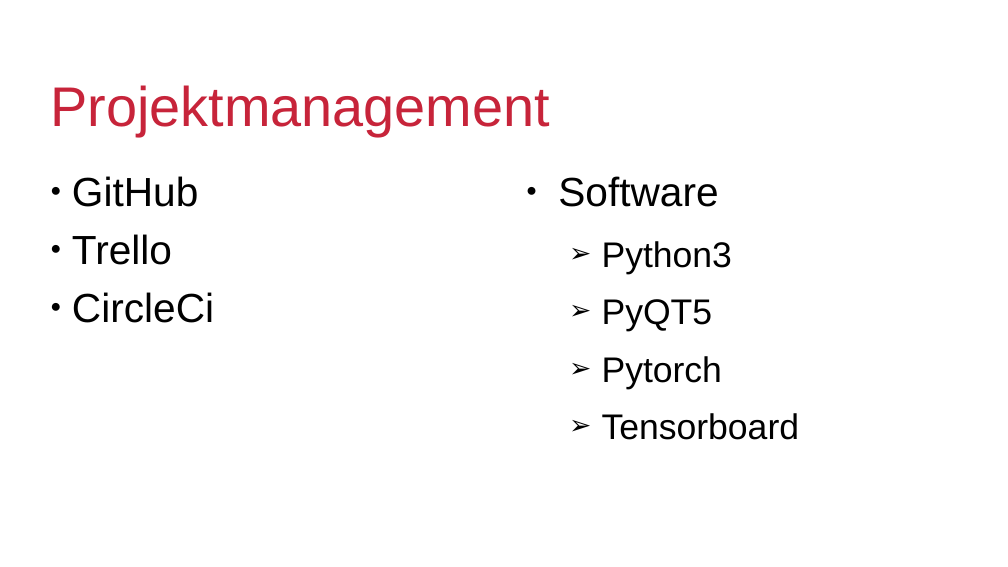
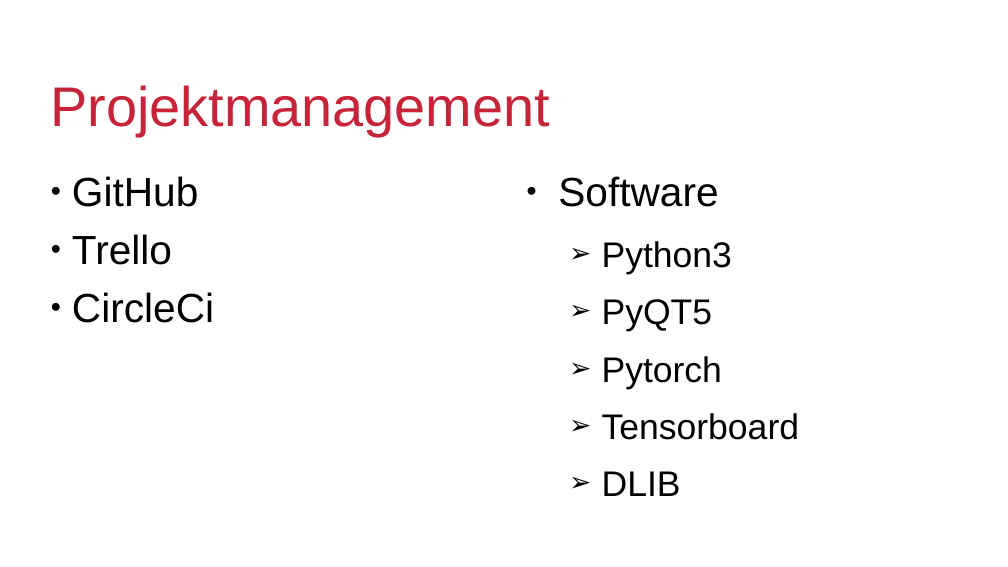
Before and after one commit to b4shy/FacialInpainting, a slide deck: slide 7 of Presentation/pitch/pitch_new.odp. Drawn at 1008x567 pixels with LibreOffice and Linux fonts; fonts in the diff are those of the drawing; background and template pictures are left out. Boxes give left, top, right and bottom in pixels: in the first picture for what was removed or moved away, otherwise in the second. Text is boxed around its words. In the diff, an @@ line names an element or a change of style, - is before the commit and + after.

```diff
--- a/Presentation/pitch/pitch_new.odp
+++ b/Presentation/pitch/pitch_new.odp
@@ text at (x1=602, y1=471, x2=681, y2=496): paragraph added @@
+  ➢ DLIB
```
Also in this commit, not shown: 1 other slide changed, 1 slide added, 1 slide removed, 1 other file.
